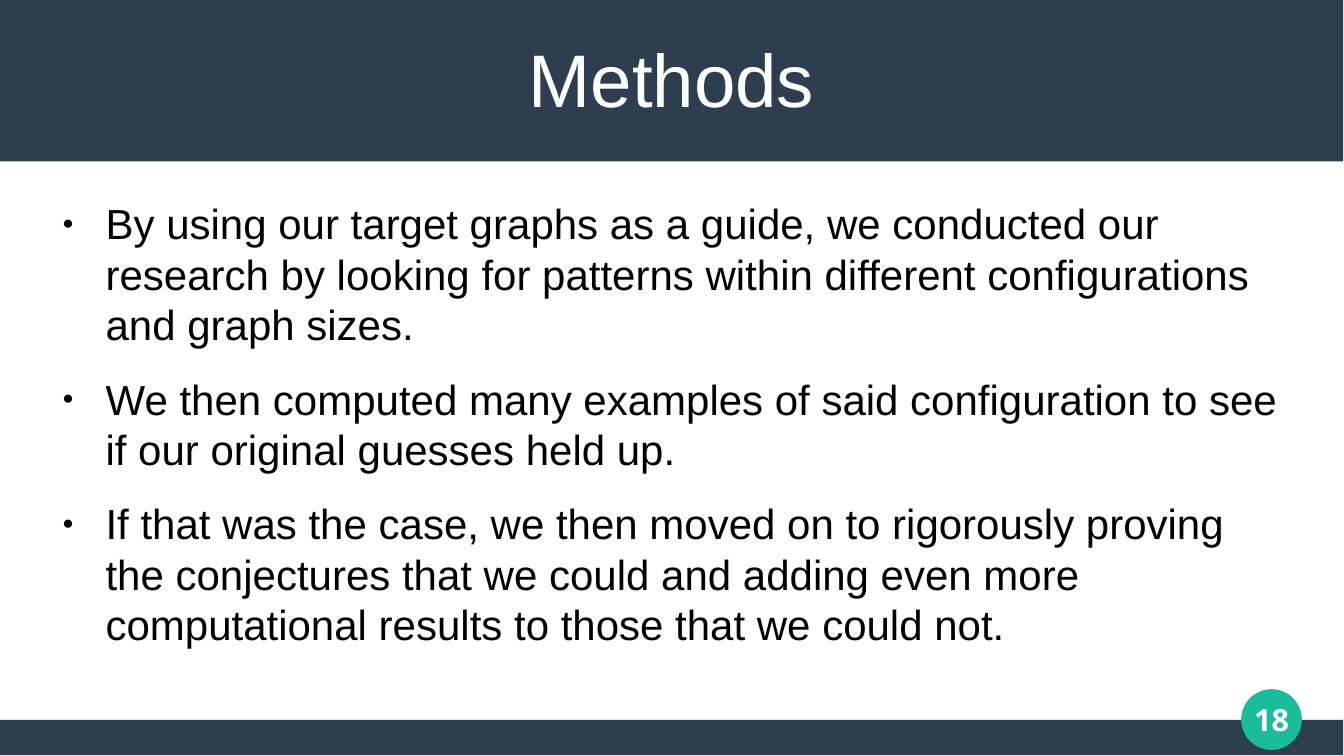
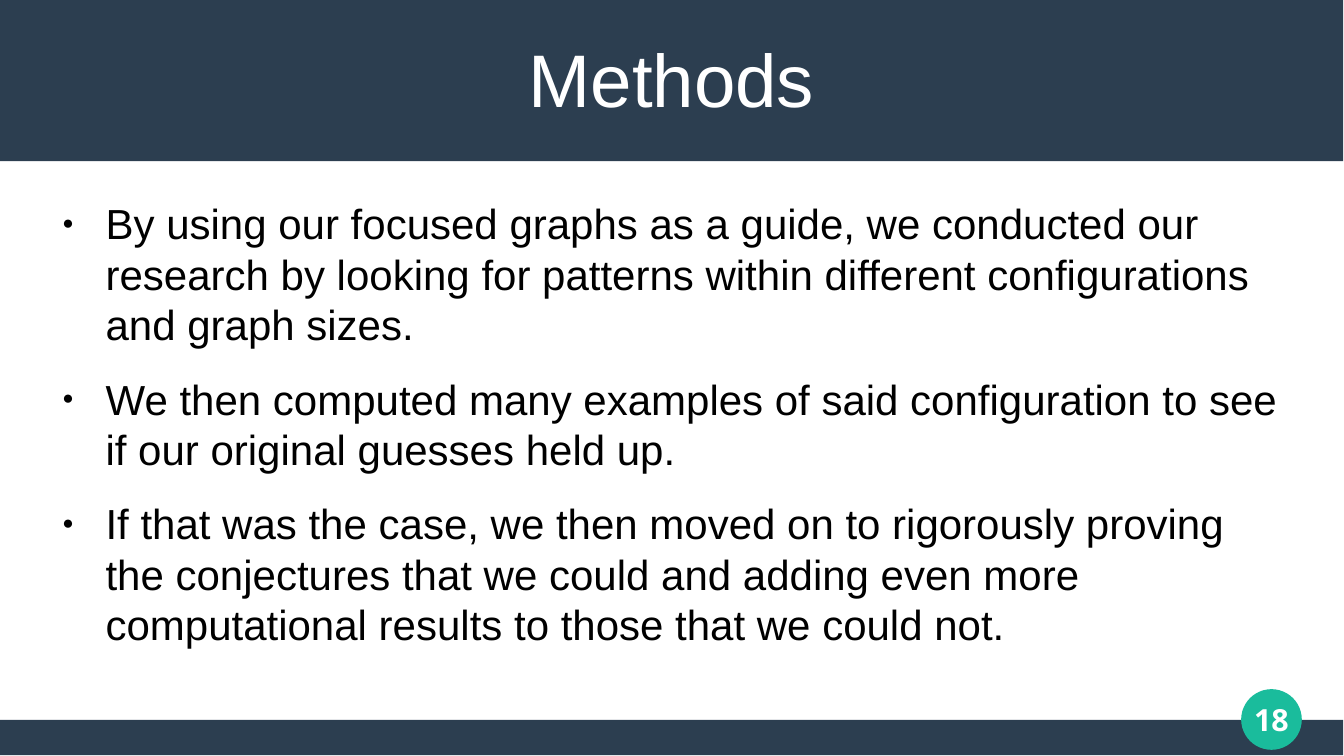
Before and after one commit to matthew-pisano/ChipFiring, a slide deck: slide 18 of Docs/JMMPresentation.pptx. Drawn at 1344x756 pixels with LibreOffice and Linux fonts; fonts in the diff are those of the drawing. Boxes give left, top, right and bottom in pixels: in the first picture for what was removed or moved away, otherwise in the second. Text is boxed around its words. In the diff, an @@ line names an element or a change of style, - is before the commit and + after.

```diff
--- a/Docs/JMMPresentation.pptx
+++ b/Docs/JMMPresentation.pptx
@@ text at (106, 208, 1249, 349): text changed @@
-● By using our target graphs as a guide, we conducted our research by looking for patterns within different configurations and graph sizes.
+● By using our focused graphs as a guide, we conducted our research by looking for patterns within different configurations and graph sizes.
```
Also in this commit, not shown: 3 other slides changed, 18 other files.
